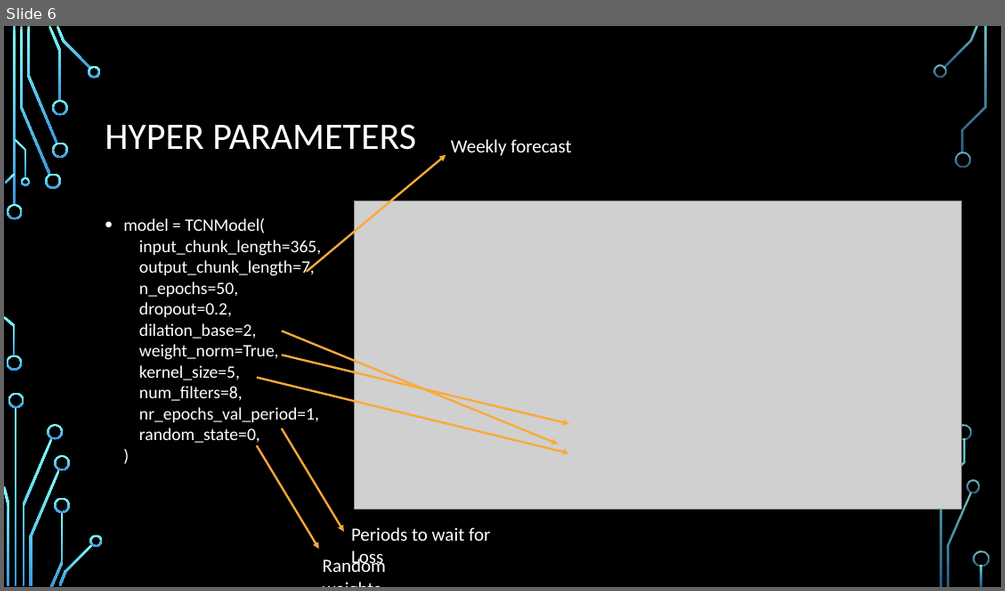
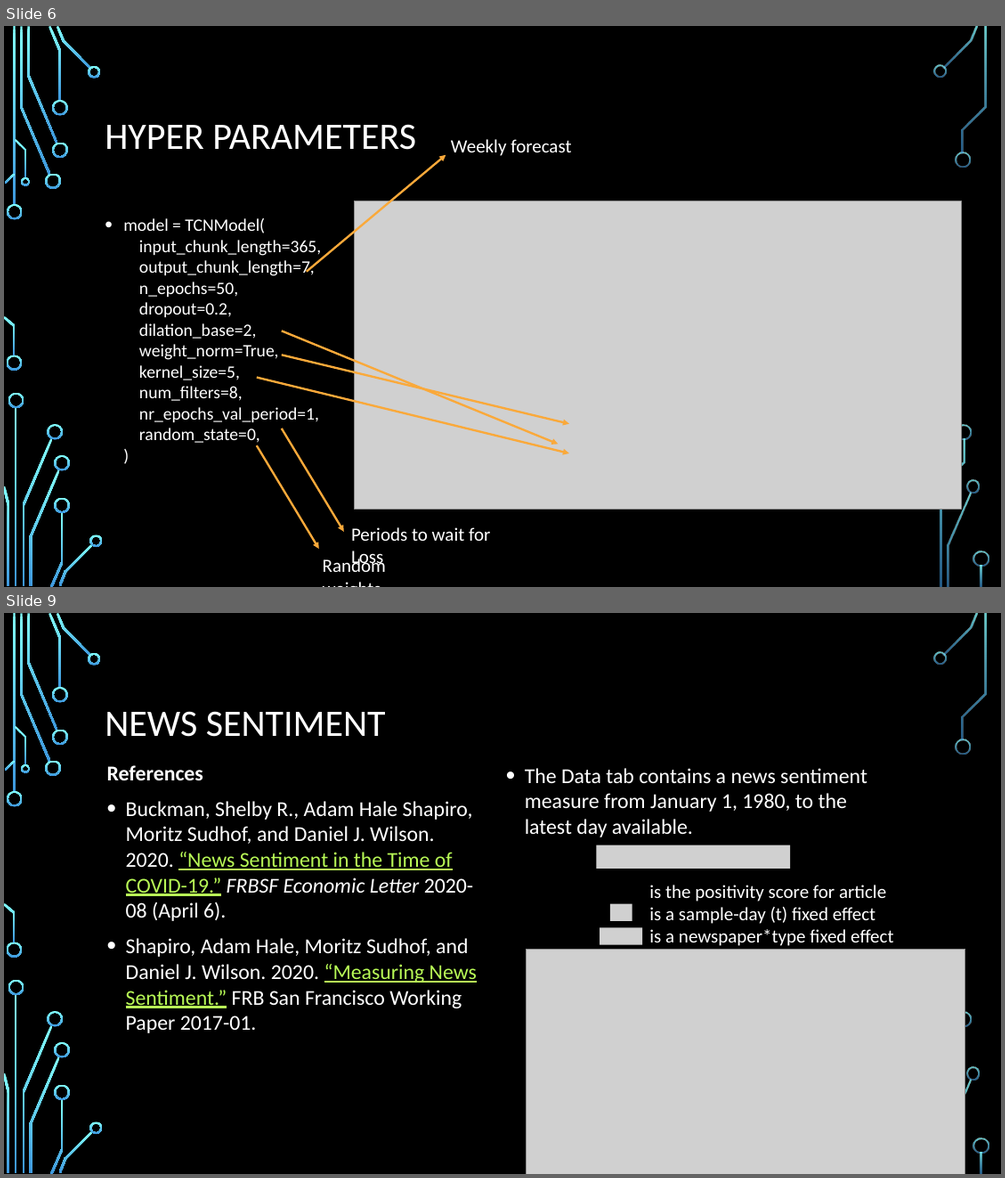
Before and after one commit to shawnmccarthy/temporal, a slide deck: mccarthy-shawn_slides.pptx. Shown one above the other, each under a label of ours: slide 6 before the commit, slides 6 and 9 after it; the slides between them are not shown. The pictures are 1005x591 and 1005x1178 pixels, drawn with LibreOffice and Linux fonts; fonts in the diff are those of the drawing; grey boxes stand for pictures; background and template pictures are left out. Boxes give left, top, right and bottom in pixels: in the first picture for what was removed or moved away, otherwise in the second. Text is boxed around its words. In the diff, an @@ line names an element or a change of style, - is before the commit and + after.

```diff
--- a/mccarthy-shawn_slides.pptx
+++ b/mccarthy-shawn_slides.pptx
@@ slide 9 added at <box>4,613,1001,1174</box>, background picture (left out); not listed: 36 template elements that a slide beside it also shows @@
@@ title added at <box>105,711,386,737</box>, 36 pt, text #FFFFFF @@
+NEWS SENTIMENT
@@ text added at <box>107,765,477,1033</box>, 20.4 pt, text #FFFFFF @@
+References
+• Buckman, Shelby R., Adam Hale Shapiro, Moritz Sudhof, and Daniel J. Wilson. 2020. “News Sentiment in the Time of COVID-19.” FRBSF Economic Letter 2020-08 (April 6).
+• Shapiro, Adam Hale, Moritz Sudhof, and Daniel J. Wilson. 2020. “Measuring News Sentiment.” FRB San Francisco Working Paper 2017-01.
@@ text added at <box>525,768,867,837</box>, 20.4 pt, text #FFFFFF @@
+• The Data tab contains a news sentiment measure from January 1, 1980, to the latest day available.
@@ picture added at <box>596,844,790,868</box> @@
@@ picture added at <box>610,904,632,921</box> @@
@@ text added at <box>649,884,893,946</box>, 18 pt, text #FFFFFF @@
+is the positivity score for article
+is a sample-day (t) fixed effect
+is a newspaper*type fixed effect
@@ picture added at <box>600,928,643,945</box> @@
@@ picture added at <box>526,949,965,1174</box> @@
```
Also in this commit, not shown: 3 slides changed, 5 other slides added, 4 other files.
